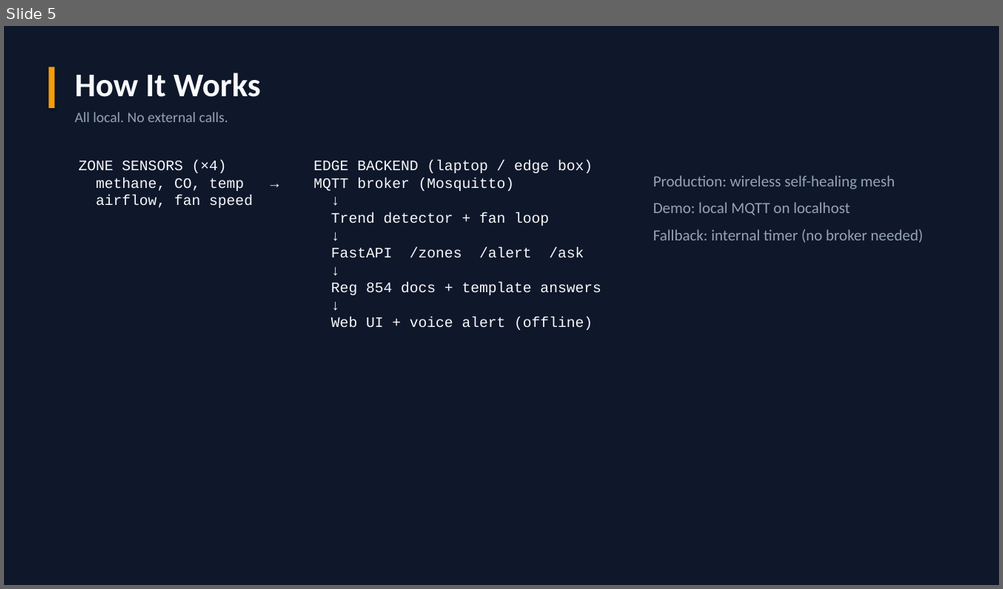
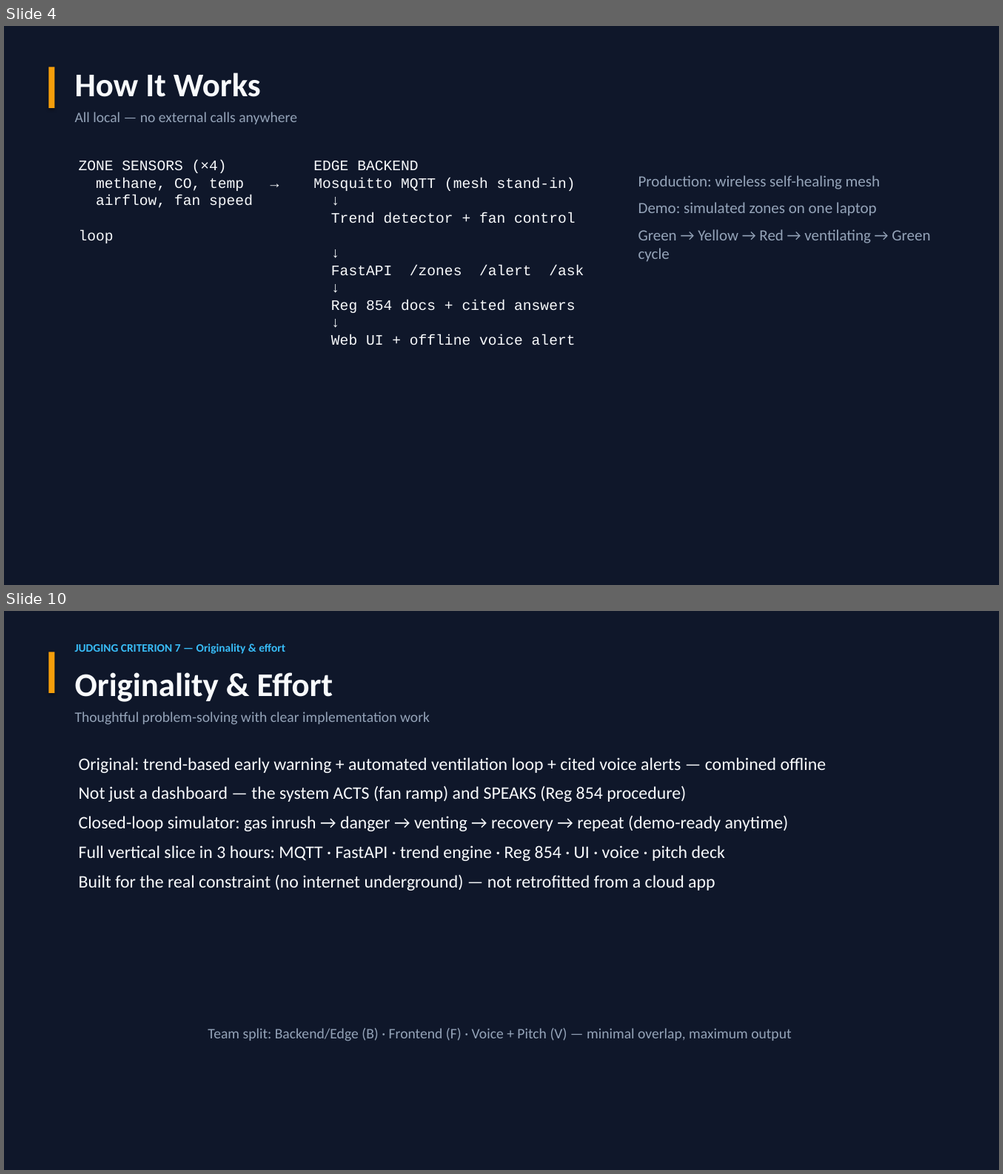
Before and after one commit to RavalDH/Cursor_Hack, a slide deck: presentation/MineGuard_Edge_Hackathon.pptx. Shown one above the other, each under a label of ours: slide 5 before the commit, slides 4 and 10 after it; the slides between them are not shown. The pictures are 1003x589 and 1003x1174 pixels, drawn with LibreOffice and Linux fonts; fonts in the diff are those of the drawing. Boxes give left, top, right and bottom in pixels: in the first picture for what was removed or moved away, otherwise in the second. Text is boxed around its words. In the diff, an @@ line names an element or a change of style, - is before the commit and + after.

```diff
--- a/presentation/MineGuard_Edge_Hackathon.pptx
+++ b/presentation/MineGuard_Edge_Hackathon.pptx
@@ slide 10 added at [4, 611, 999, 1170], background #0F172A @@
@@ rectangle added at [48, 652, 55, 693], fill #F59E0B @@
@@ text added at [75, 644, 285, 654], 11 pt, text #38BDF8, bold @@
+JUDGING CRITERION 7 — Originality & effort
@@ text added at [75, 672, 333, 702], 32 pt, text #F8FAFC, bold @@
+Originality & Effort
@@ text added at [75, 712, 430, 725], 14 pt, text #94A3B8 @@
+Thoughtful problem-solving with clear implementation work
@@ text added at [79, 758, 826, 891], 17 pt, text #F8FAFC @@
+Original: trend-based early warning + automated ventilation loop + cited voice alerts — combined offline
+Not just a dashboard — the system ACTS (fan ramp) and SPEAKS (Reg 854 procedure)
+Closed-loop simulator: gas inrush → danger → venting → recovery → repeat (demo-ready anytime)
+Full vertical slice in 3 hours: MQTT · FastAPI · trend engine · Reg 854 · UI · voice · pitch deck
+Built for the real constraint (no internet underground) — not retrofitted from a cloud app
@@ text added at [208, 1028, 791, 1042], 14 pt, text #94A3B8 @@
+Team split: Backend/Edge (B) · Frontend (F) · Voice + Pitch (V) — minimal overlap, maximum output
@@ what was slide 5 is now slide 4 @@
@@ slide 4 changed as well @@
@@ text at [75, 112, 297, 124]: text changed @@
-All local. No external calls.
+All local — no external calls anywhere
@@ text at [79, 161, 583, 346]: text changed @@
-ZONE SENSORS (×4) EDGE BACKEND (laptop / edge box)
-methane, CO, temp → MQTT broker (Mosquitto)
-airflow, fan speed ↓
-Trend detector + fan loop
-↓
-FastAPI /zones /alert /ask
-↓
-Reg 854 docs + template answers
-↓
-Web UI + voice alert (offline)
+ZONE SENSORS (×4) EDGE BACKEND
+methane, CO, temp → Mosquitto MQTT (mesh stand-in)
+airflow, fan speed ↓
+Trend detector + fan control loop
+↓
+FastAPI /zones /alert /ask
+↓
+Reg 854 docs + cited answers
+↓
+Web UI + offline voice alert
@@ text "Production: wireless self-healing mesh": place and size @@
-text "Production: wireless self-healing mesh" at [653, 175, 923, 243]
+text "Production: wireless self-healing mesh" at [638, 175, 930, 262]
@@ text at [638, 202, 930, 262]: text changed @@
-Demo: local MQTT on localhost
-Fallback: internal timer (no broker needed)
+Demo: simulated zones on one laptop
+Green → Yellow → Red → ventilating → Green cycle
```
Also in this commit, not shown: 5 other slides changed, 6 other slides added, 8 slides removed, 1 other file.
